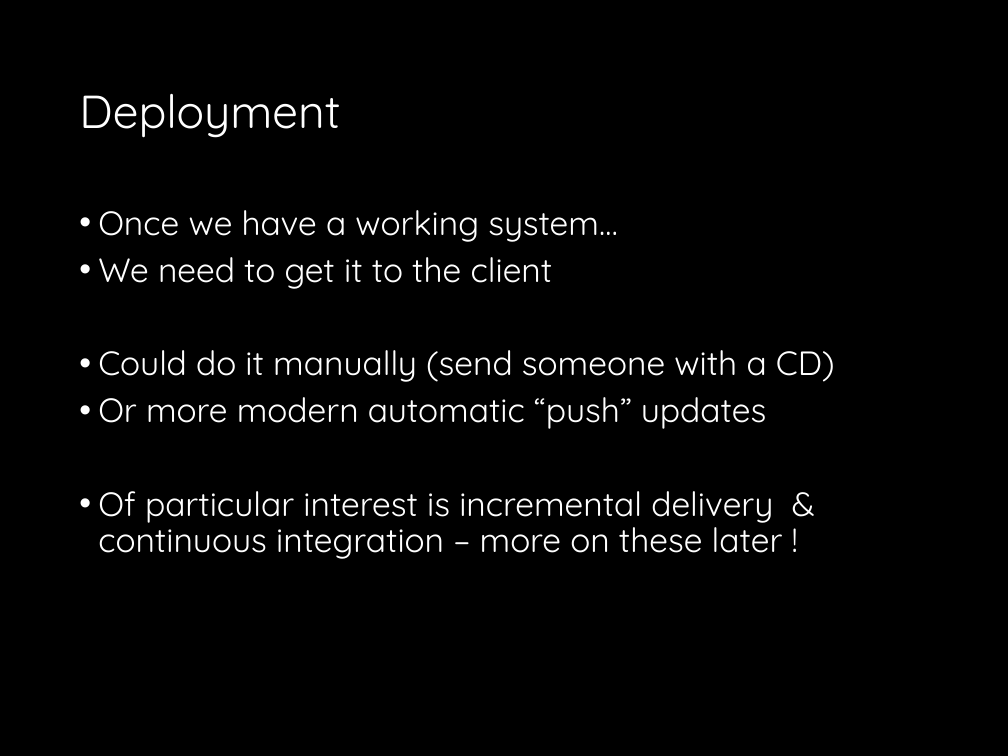
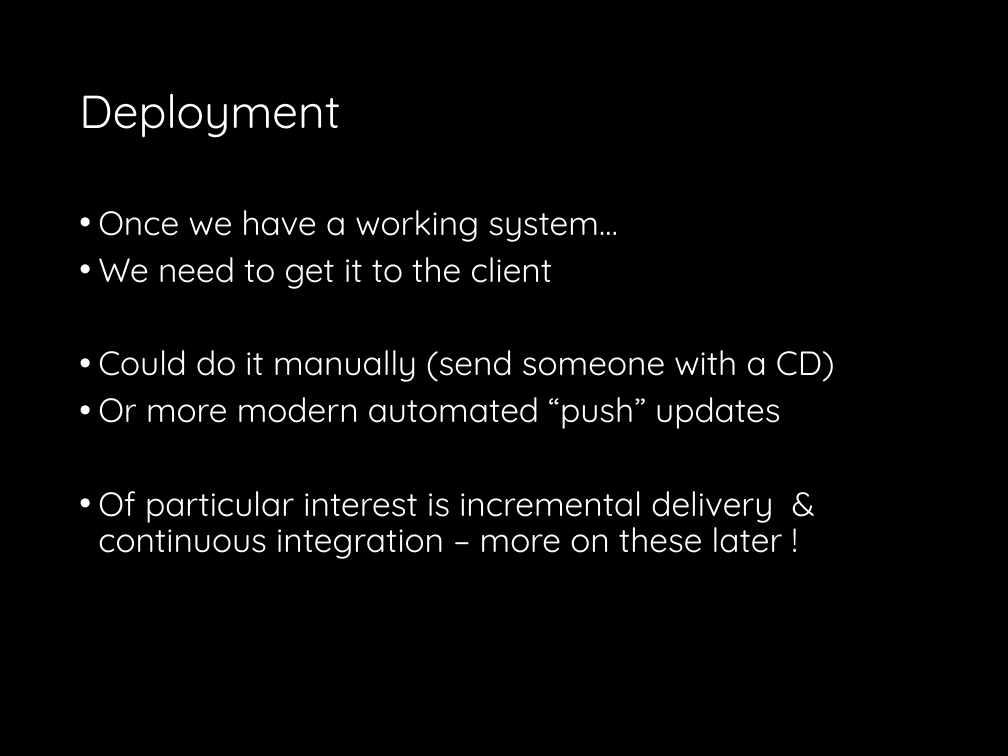
Before and after one commit to fossabot/SPE2018, a slide deck: slide 17 of Lecture Slides/03 Software Process.pptx. Drawn at 1008x756 pixels with LibreOffice and Linux fonts; fonts in the diff are those of the drawing. Boxes give left, top, right and bottom in pixels: in the first picture for what was removed or moved away, otherwise in the second. Text is boxed around its words. In the diff, an @@ line names an element or a change of style, - is before the commit and + after.

```diff
--- a/Lecture Slides/03 Software Process.pptx
+++ b/Lecture Slides/03 Software Process.pptx
@@ text at (x1=98, y1=397, x2=780, y2=429): text changed @@
-• Or more modern automatic “push” updates
+• Or more modern automated “push” updates
```
Also in this commit, not shown: 7 other slides changed.
